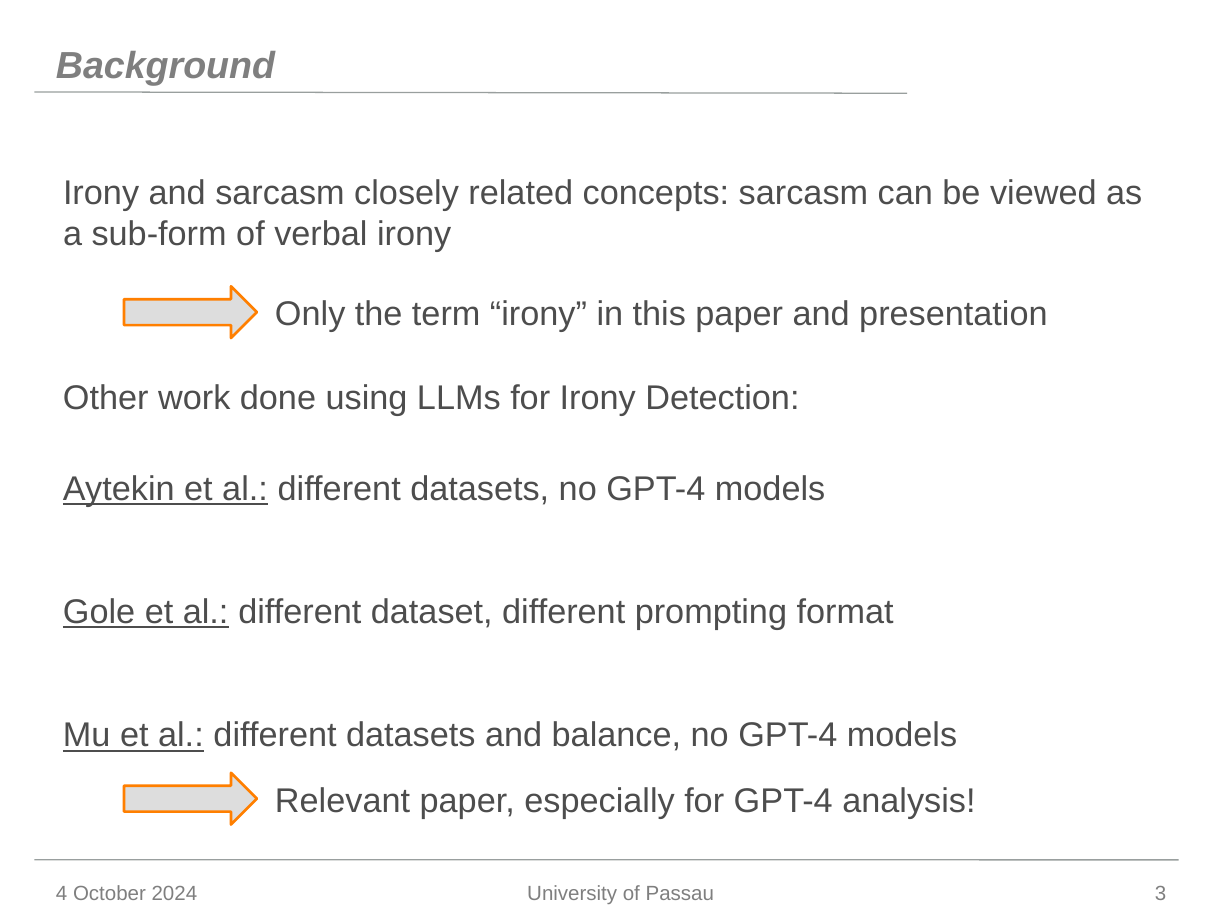
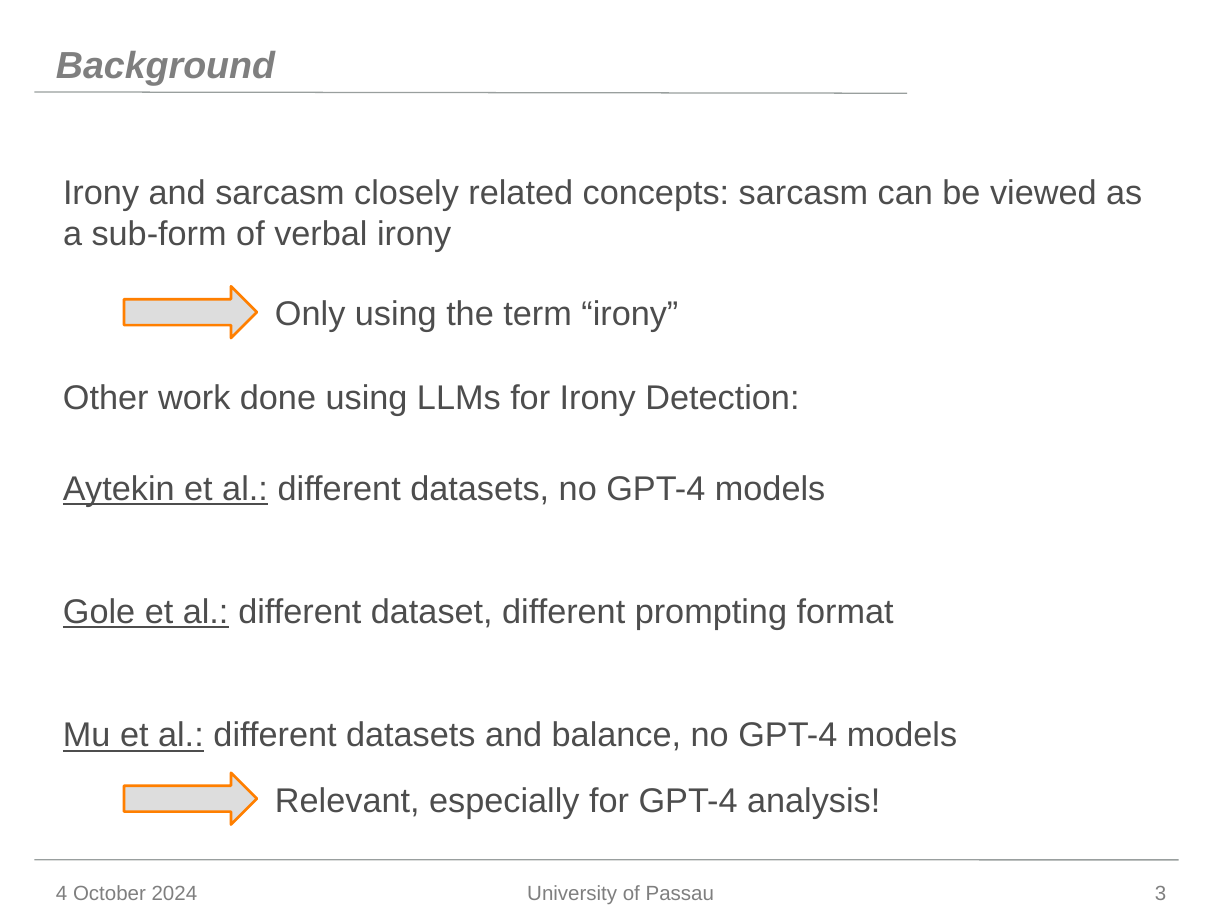
Before and after one commit to Jonas-Barth/bachelor, a slide deck: slide 3 of Writing/Präsentation - Kopie.pptx. Drawn at 1232x924 pixels with LibreOffice and Linux fonts; fonts in the diff are those of the drawing; background and template pictures are left out. Boxes give left, top, right and bottom in pixels: in the first picture for what was removed or moved away, otherwise in the second. Text is boxed around its words. In the diff, an @@ line names an element or a change of style, - is before the commit and + after.

```diff
--- a/Writing/Präsentation - Kopie.pptx
+++ b/Writing/Präsentation - Kopie.pptx
@@ text at (275,300,678,332): text changed @@
-Only the term “irony” in this paper and presentation
+Only using the term “irony”
@@ text at (275,787,880,818): text changed @@
-Relevant paper, especially for GPT-4 analysis!
+Relevant, especially for GPT-4 analysis!
```
Also in this commit, not shown: 4 other slides changed.
